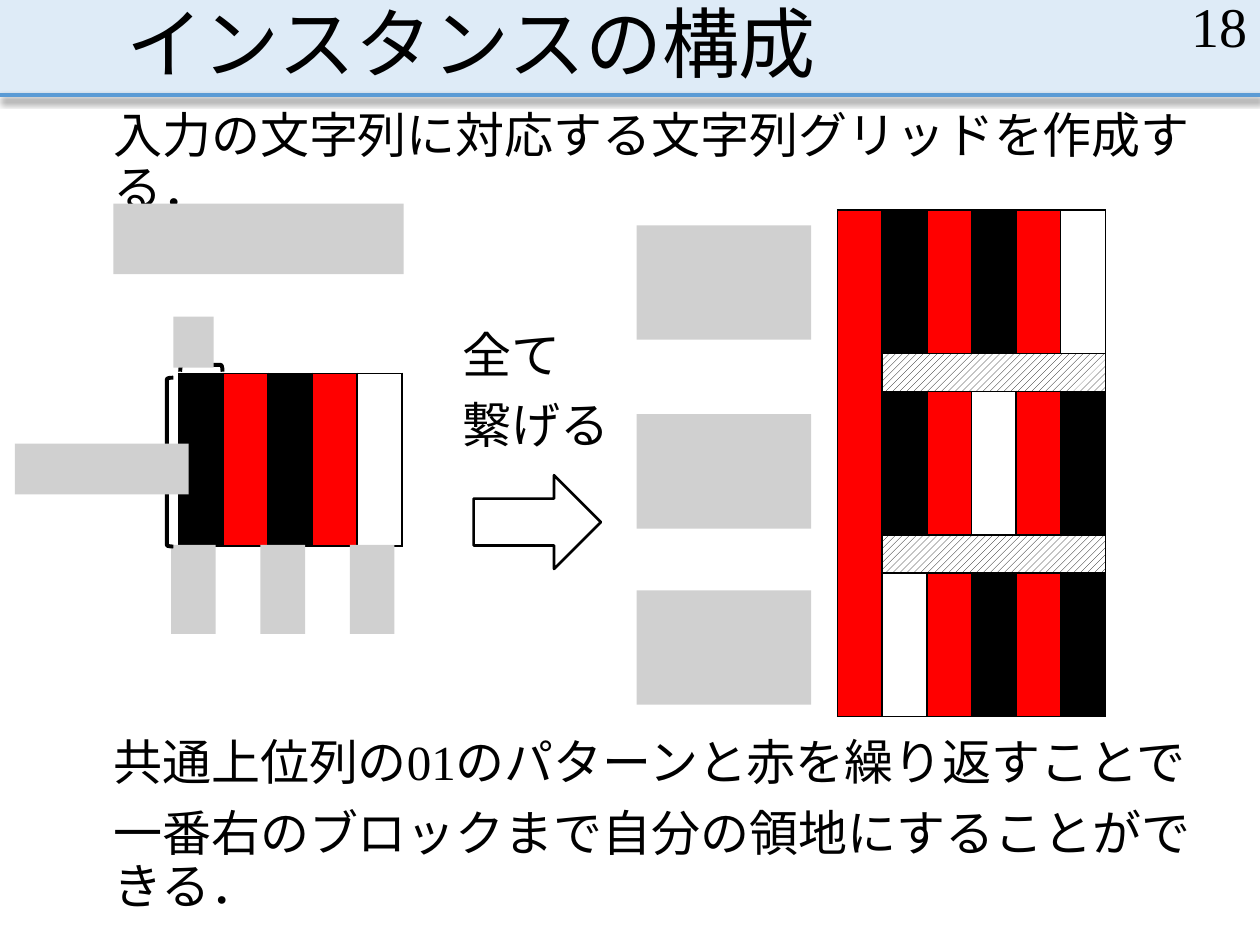
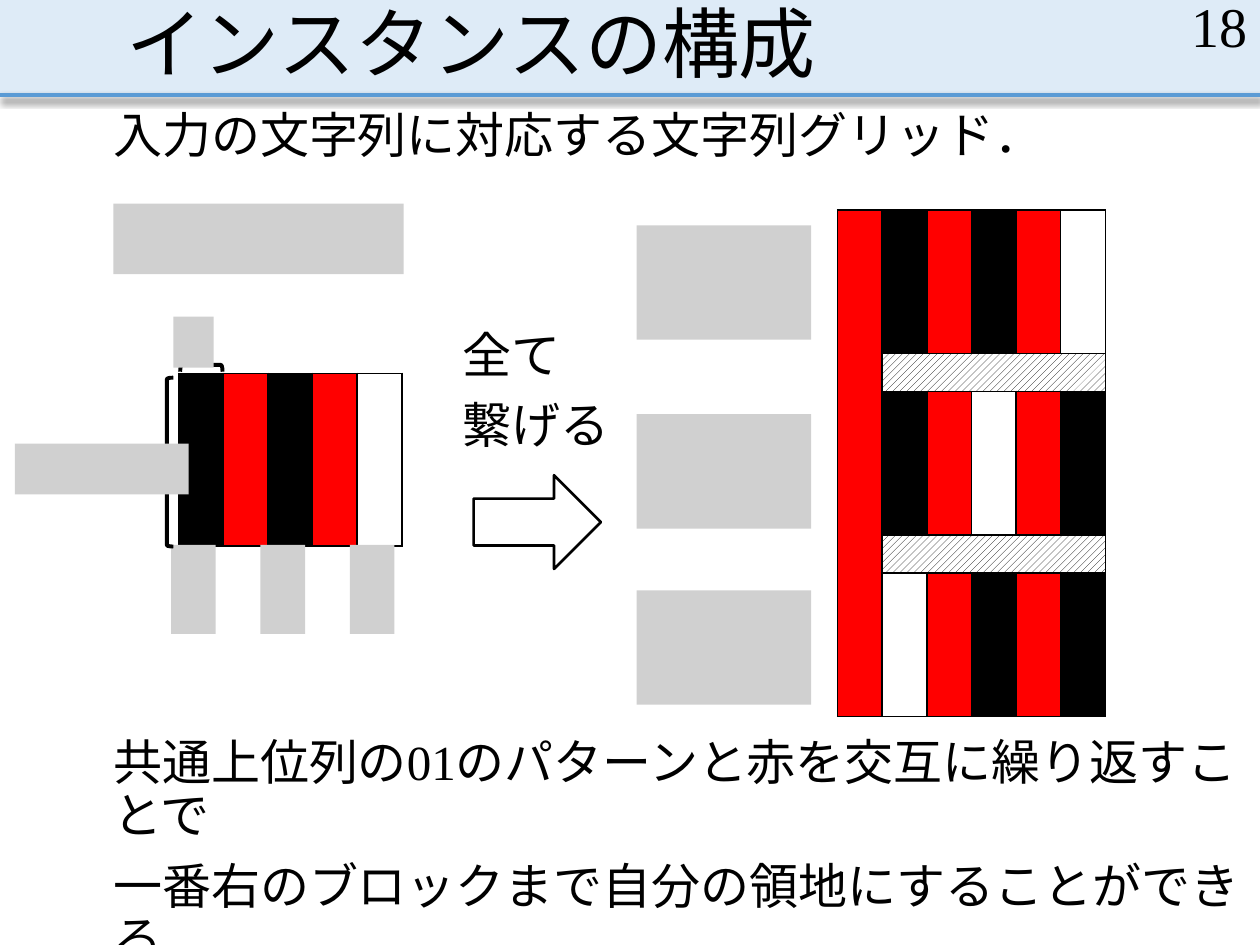
Before and after one commit to MasayaOda/SR, a slide deck: slide 18 of 190513oda.pptx. Drawn at 1260x945 pixels with LibreOffice and Linux fonts; fonts in the diff are those of the drawing; grey boxes stand for pictures. Boxes give left, top, right and bottom in pixels: in the first picture for what was removed or moved away, otherwise in the second. Text is boxed around its words. In the diff, an @@ line names an element or a change of style, - is before the commit and + after.

Commit message:
れんしゅうすこしした

```diff
--- a/190513oda.pptx
+++ b/190513oda.pptx
@@ text at (113,103,1043,157): text changed @@
-入力の文字列に対応する文字列グリッドを作成する．
+入力の文字列に対応する文字列グリッド．
@@ text at (113,738,1236,784): text changed @@
-共通上位列の01のパターンと赤を繰り返すことで
+共通上位列の01のパターンと赤を交互に繰り返すことで
```
Also in this commit, not shown: 11 other slides changed.
